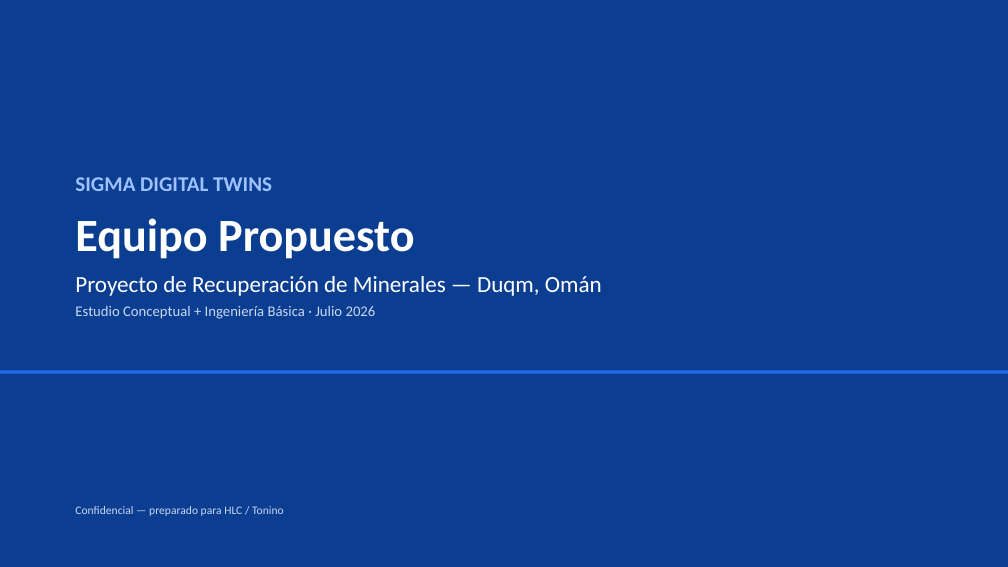
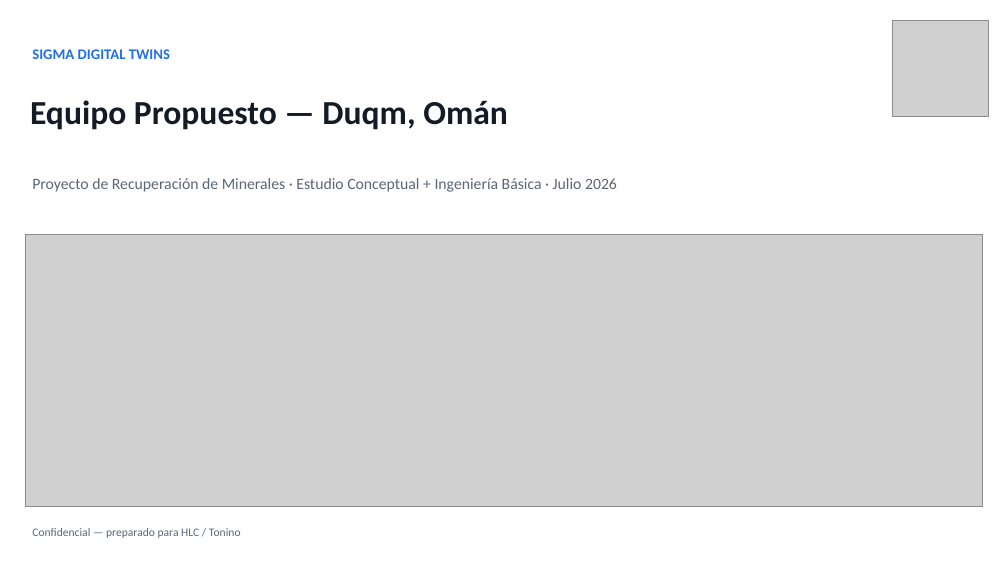
Before and after one commit to jjuri-socialmining/_DemoCustomerOps, a slide deck: slide 1 of web/og-b0d2f7a3-files/Sigma-Digital-Twins-Equipo-Duqm-ES.pptx. Drawn at 1008x567 pixels with LibreOffice and Linux fonts; fonts in the diff are those of the drawing; grey boxes stand for pictures. Boxes give left, top, right and bottom in pixels: in the first picture for what was removed or moved away, otherwise in the second. Text is boxed around its words. In the diff, an @@ line names an element or a change of style, - is before the commit and + after.

```diff
--- a/web/og-b0d2f7a3-files/Sigma-Digital-Twins-Equipo-Duqm-ES.pptx
+++ b/web/og-b0d2f7a3-files/Sigma-Digital-Twins-Equipo-Duqm-ES.pptx
@@ rectangle removed at <box>0,0,1008,567</box> @@
@@ picture added at <box>892,20,988,116</box> @@
@@ text added at <box>32,49,170,59</box>, 14 pt, text #1F6FEB, bold @@
+SIGMA DIGITAL TWINS
@@ text at <box>30,100,508,130</box>: text changed; size 14 to 32 pt; text colour #FFFFFF to #141B26; bold on @@
-SIGMA DIGITAL TWINS
-Equipo Propuesto
-Proyecto de Recuperación de Minerales — Duqm, Omán
-Estudio Conceptual + Ingeniería Básica · Julio 2026
+Equipo Propuesto — Duqm, Omán
@@ text added at <box>32,178,617,192</box>, 15 pt, text #5B6676 @@
+Proyecto de Recuperación de Minerales · Estudio Conceptual + Ingeniería Básica · Julio 2026
@@ picture added at <box>25,234,983,507</box> @@
@@ rectangle removed at <box>0,371,1008,374</box> @@
@@ text "Confidencial — preparado para HLC ...": place and size @@
-text "Confidencial — preparado para HLC ..." at <box>75,506,284,516</box>
+text "Confidencial — preparado para HLC ..." at <box>32,528,241,538</box>
@@ text "Confidencial — preparado para HLC ..." at <box>32,528,241,538</box>: text colour #C8D8F5 to #5B6676 @@
```
Also in this commit, not shown: 1 slide added, 1 other file.
